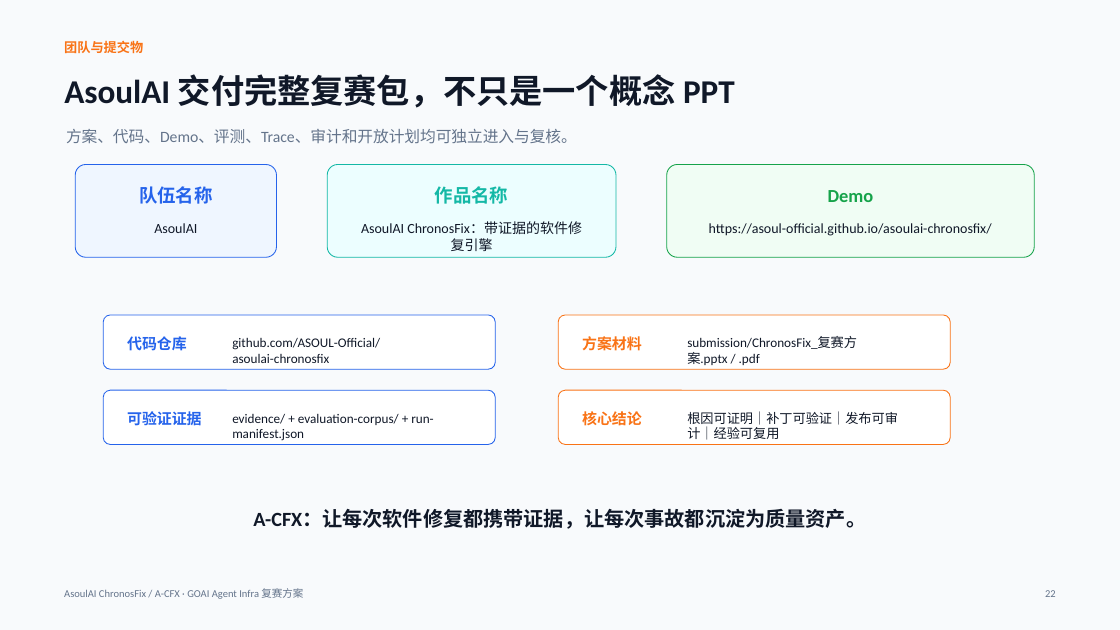
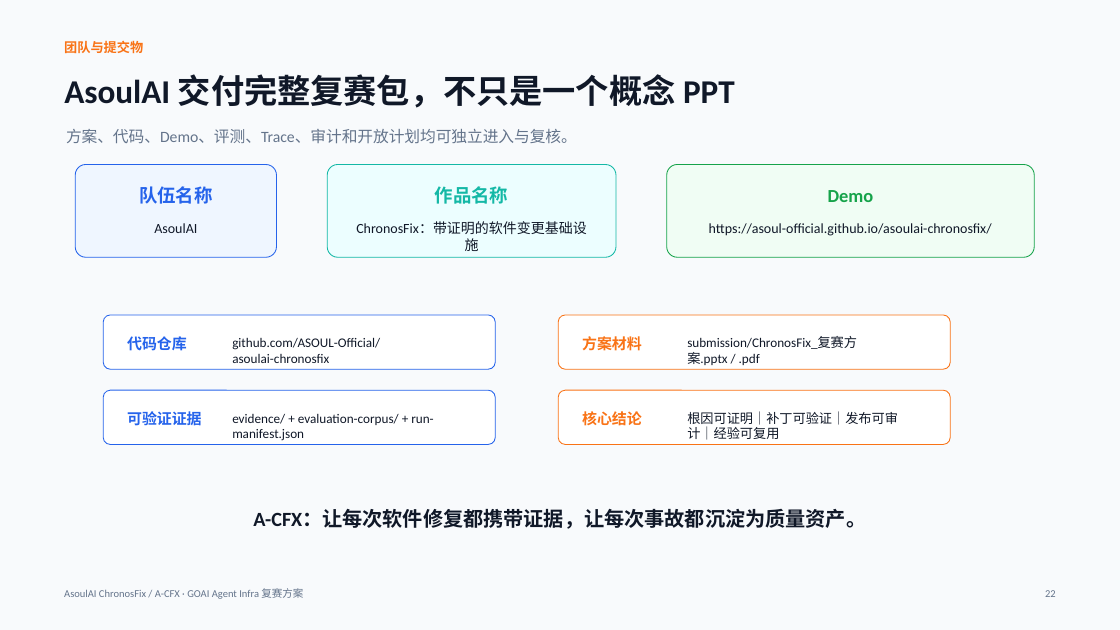
Before and after one commit to ASOUL-Official/asoulai-chronosfix, a slide deck: slide 22 of submission/ChronosFix_复赛方案.pptx. Drawn at 1120x630 pixels with LibreOffice and Linux fonts; fonts in the diff are those of the drawing. Boxes give left, top, right and bottom in pixels: in the first picture for what was removed or moved away, otherwise in the second. Text is boxed around its words. In the diff, an @@ line names an element or a change of style, - is before the commit and + after.

```diff
--- a/submission/ChronosFix_复赛方案.pptx
+++ b/submission/ChronosFix_复赛方案.pptx
@@ text at bbox=[356, 221, 587, 251]: text changed @@
-AsoulAI ChronosFix：带证据的软件修复引擎
+ChronosFix：带证明的软件变更基础设施
```
Also in this commit, not shown: 2 other slides changed, 11 other files.
